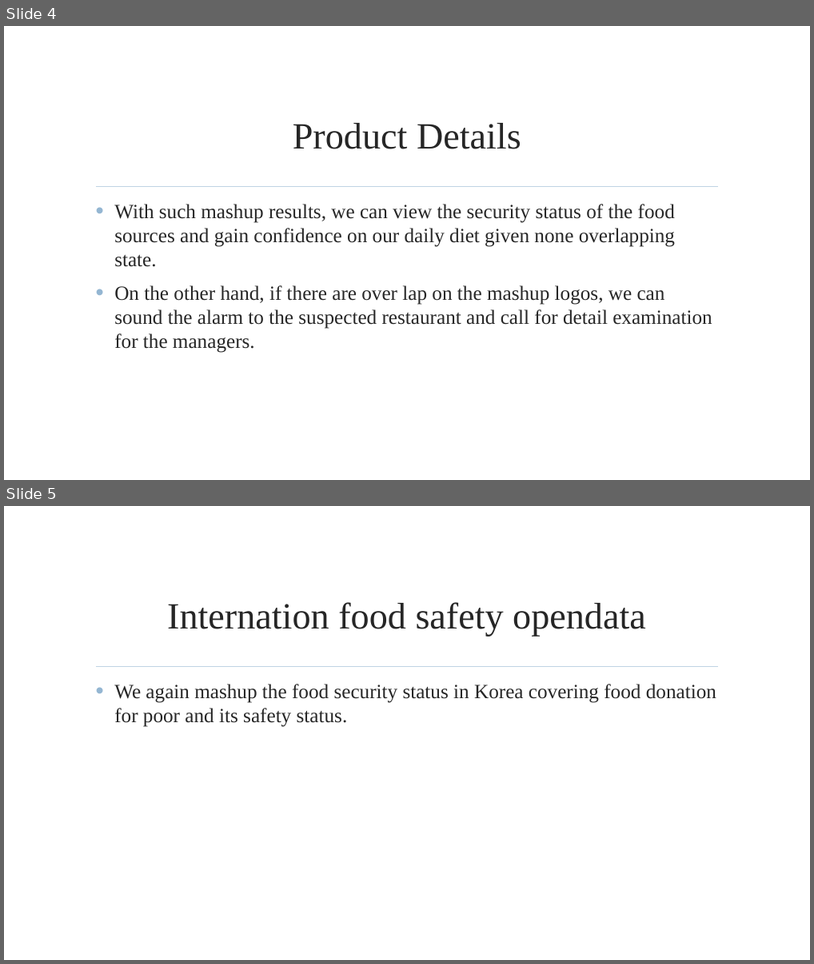
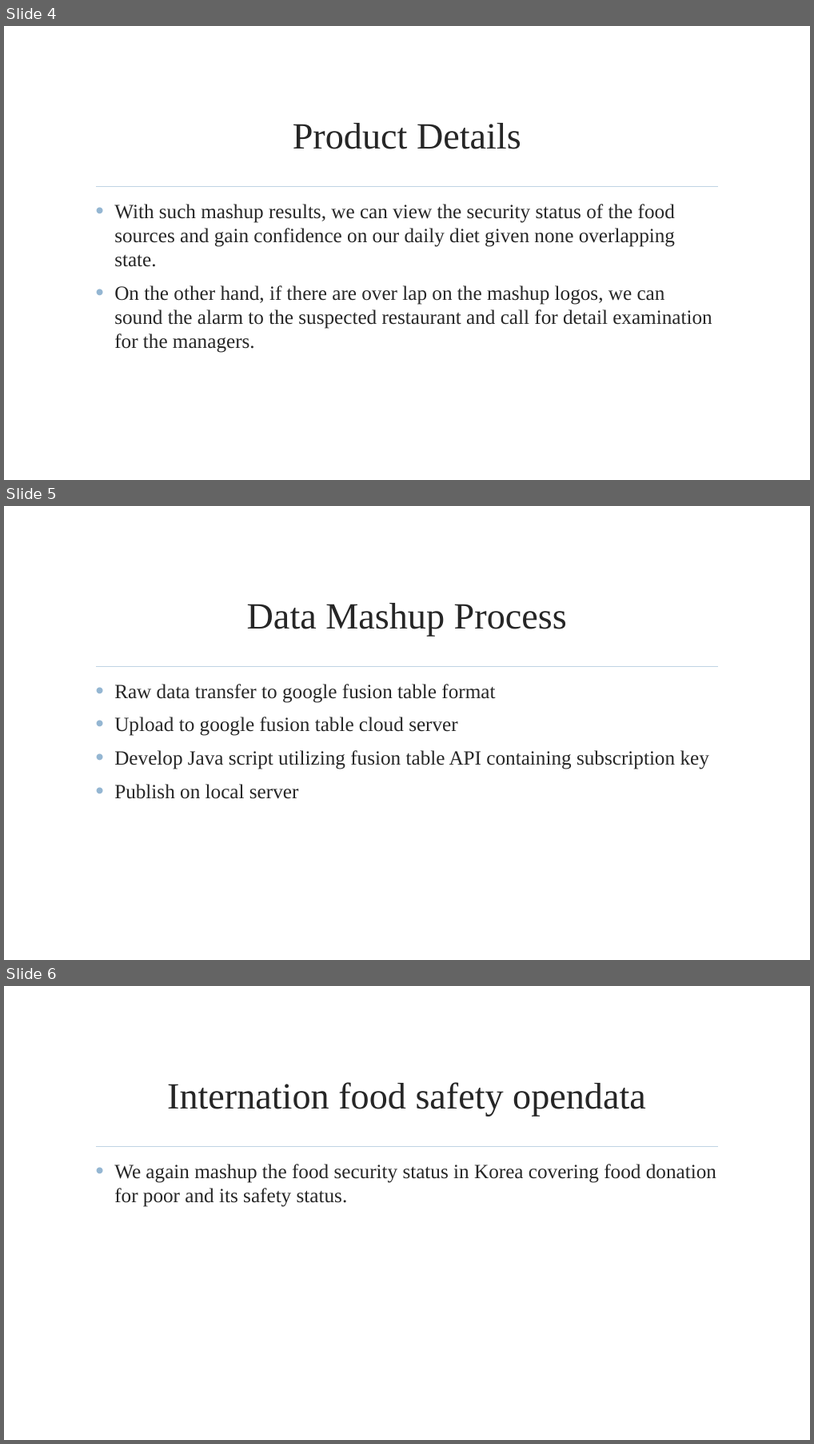
Before and after one commit to 482170765/Food-Caster, a slide deck: 簡報_Foodcaster.pptx. Shown one above the other, each under a label of ours: slides 4 and 5 before the commit, slides 4, 5 and 6 after it. The pictures are 814x964 and 814x1444 pixels, drawn with LibreOffice and Linux fonts; fonts in the diff are those of the drawing; background and template pictures are left out. Boxes give left, top, right and bottom in pixels: in the first picture for what was removed or moved away, otherwise in the second. Text is boxed around its words. In the diff, an @@ line names an element or a change of style, - is before the commit and + after.

```diff
--- a/簡報_Foodcaster.pptx
+++ b/簡報_Foodcaster.pptx
@@ slide 5 added at box(4, 506, 810, 960), background picture (left out); not listed: 1 template element that a slide beside it also shows @@
@@ title added at box(247, 603, 567, 636), 44 pt, text #262626 @@
+Data Mashup Process
@@ text added at box(114, 684, 710, 799), 24 pt, text #262626 @@
+• Raw data transfer to google fusion table format
+• Upload to google fusion table cloud server
+• Develop Java script utilizing fusion table API containing subscription key
+• Publish on local server
@@ what was slide 5 is now slide 6 @@
```
